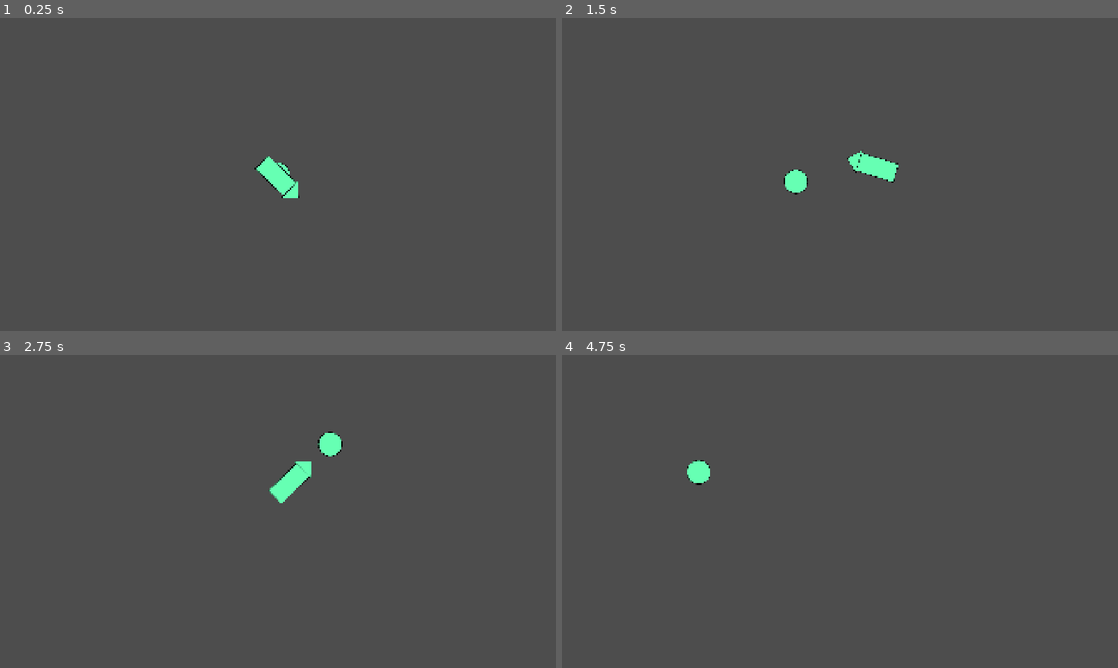
Above: before the commit, frames 1-4 (two rows, left to right).
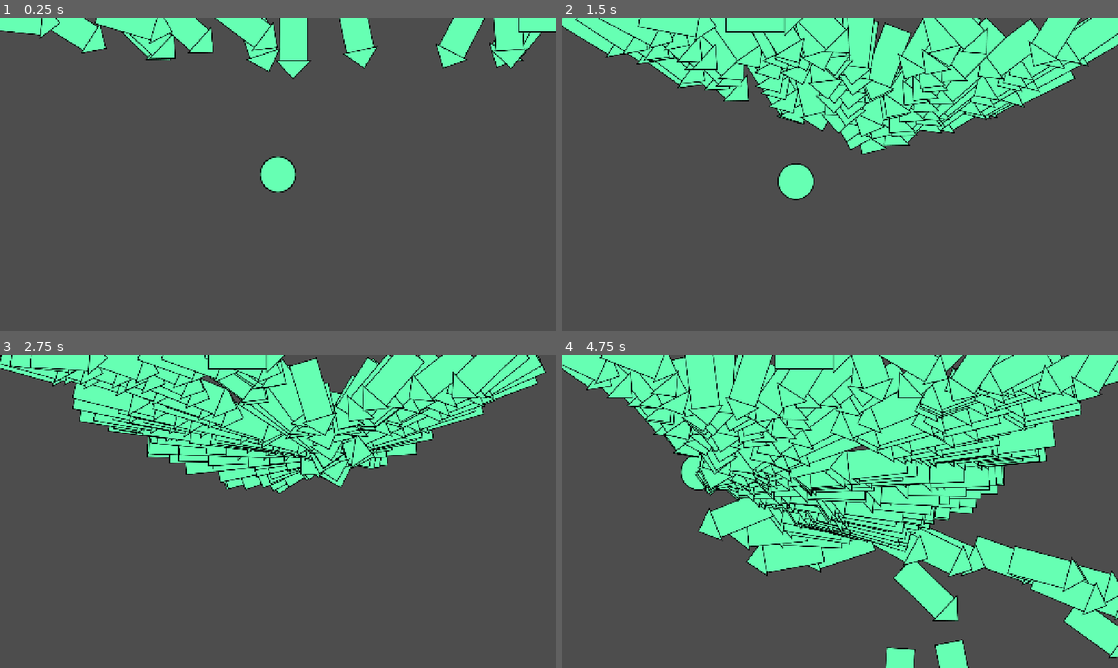
Above: after the commit, the same moments.

Repository: onebobtwobobredbobbluebob/dot-dodge-game
Game: Godot game, scene res://world/world.tscn
The game is run twice, just before and just after one commit, with the same random seed, the same clock (stepped at 60 frames per second) and the same inputs.
Inputs (mouse positions are in pixels of both pictures, inside the frame that each line leads up to):
- Up to frame 1 (0.25 s): no input
- Up to frame 2 (1.5 s): tap Enter at 0.5 s; move the mouse to (962, 158) at 0.52 s; hold Right 0.53-1.28 s; tap Alt at 0.6 s; click (962, 158) at 0.67 s; move the mouse to (728, 190) at 1.27 s; hold Down from 1.28 s (still down); tap Shift at 1.35 s
- Up to frame 3 (2.75 s): move the mouse to (333, 442) at 2.02 s; release Down at 2.03 s; hold Right from 2.03 s (still down); tap Alt at 2.1 s
- Up to frame 4 (4.75 s): move the mouse to (812, 574) at 2.77 s; release Right at 2.78 s; hold Up 2.78-3.53 s; tap Shift at 2.85, 4.35 s; click (812, 574) at 2.92 s; move the mouse to (1006, 558) at 3.52 s; hold Left from 3.53 s (still down); tap Alt at 3.6 s; move the mouse to (673, 464) at 4.27 s

The runs differ from the first frame. In frame 1, 8.2% of the frame differs, in the area x 0-100%, y 0-58%; in frame 2, 26%; in frame 3, 25%; in frame 4, 49%, in the area x 0-100%, y 0-100%.

Commit message:
they sspawn!

Diff:
--- a/enemies/rocket.gd
+++ b/enemies/rocket.gd
@@ -23,4 +23,10 @@
 		rotation += angular_vel
 		angular_vel *= 0
 	position += velocity
-	print(mode)
+	if abs(position.x) > (GameState.CENTER.x + 50):
+		#print("dedx")
+		queue_free()
+	if abs(position.y) > (GameState.CENTER.y + 50):
+		#print("dedy")
+		queue_free()
+	#print(position.y - -GameState.CENTER.y)
--- a/global/game_state.gd
+++ b/global/game_state.gd
@@ -1,5 +1,5 @@
 extends Node
 
-const CENTER = Vector2(960, 540)
+const CENTER = Vector2(640, 360)
 var camera: Camera2D
 var player: CharacterBody2D
--- a/project.godot
+++ b/project.godot
@@ -21,8 +21,8 @@
 
 [display]
 
-window/size/viewport_width=1920
-window/size/viewport_height=1080
+window/size/viewport_width=1280
+window/size/viewport_height=720
 window/stretch/mode="canvas_items"
 window/stretch/aspect="expand"
 
--- /dev/null
+++ b/world/world.gd
@@ -0,0 +1,8 @@
+extends Node2D
+
+const ROCKET = preload("uid://bjiycc2ry3noy")
+
+func _process(delta: float) -> void:
+	var rocket = ROCKET.instantiate()
+	rocket.global_position = Vector2(randf_range(-GameState.CENTER.x, GameState.CENTER.x), -GameState.CENTER.y)
+	add_child(rocket)
--- a/world/world.tscn
+++ b/world/world.tscn
@@ -1,10 +1,12 @@
 [gd_scene format=3 uid="uid://b3ow5ef8lcb2r"]
 
 [ext_resource type="PackedScene" uid="uid://dxh0pfwuagmd8" path="res://player/player.tscn" id="1_6xmxd"]
+[ext_resource type="Script" uid="uid://0r6pccma8j73" path="res://world/world.gd" id="1_h5o24"]
 [ext_resource type="Script" uid="uid://dqlm85akpbrf4" path="res://world/camera_2d.gd" id="1_tcf2h"]
 [ext_resource type="PackedScene" uid="uid://bjiycc2ry3noy" path="res://enemies/rocket.tscn" id="3_4717r"]
 
 [node name="World" type="Node2D" unique_id=556920693]
+script = ExtResource("1_h5o24")
 
 [node name="Camera2D" type="Camera2D" parent="." unique_id=1027449500]
 script = ExtResource("1_tcf2h")
@@ -12,3 +14,4 @@
 [node name="Player" parent="." unique_id=759726213 instance=ExtResource("1_6xmxd")]
 
 [node name="Rocket" parent="." unique_id=98249588 instance=ExtResource("3_4717r")]
+visible = false
Not shown, added: world/world.gd.uid
